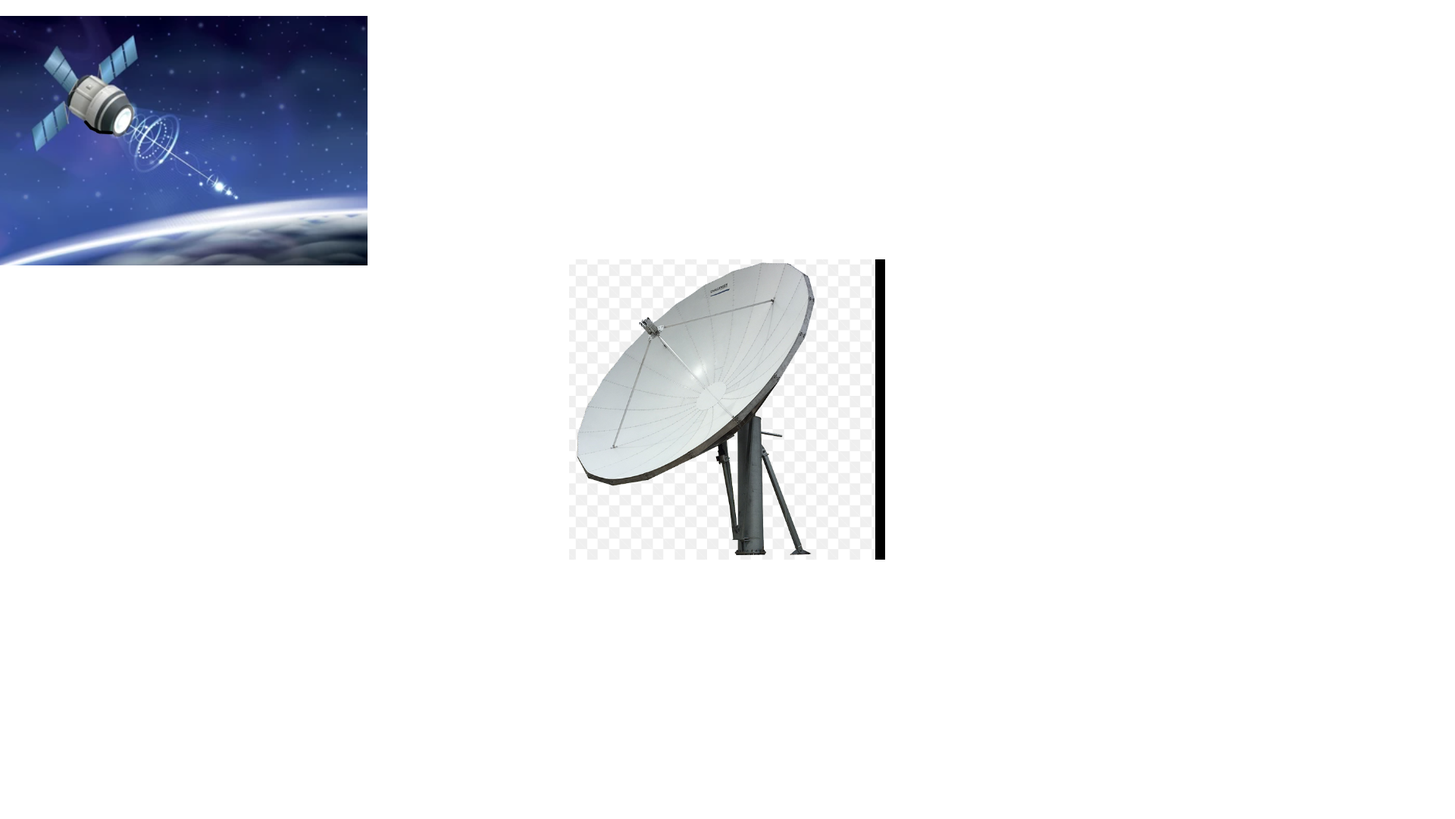
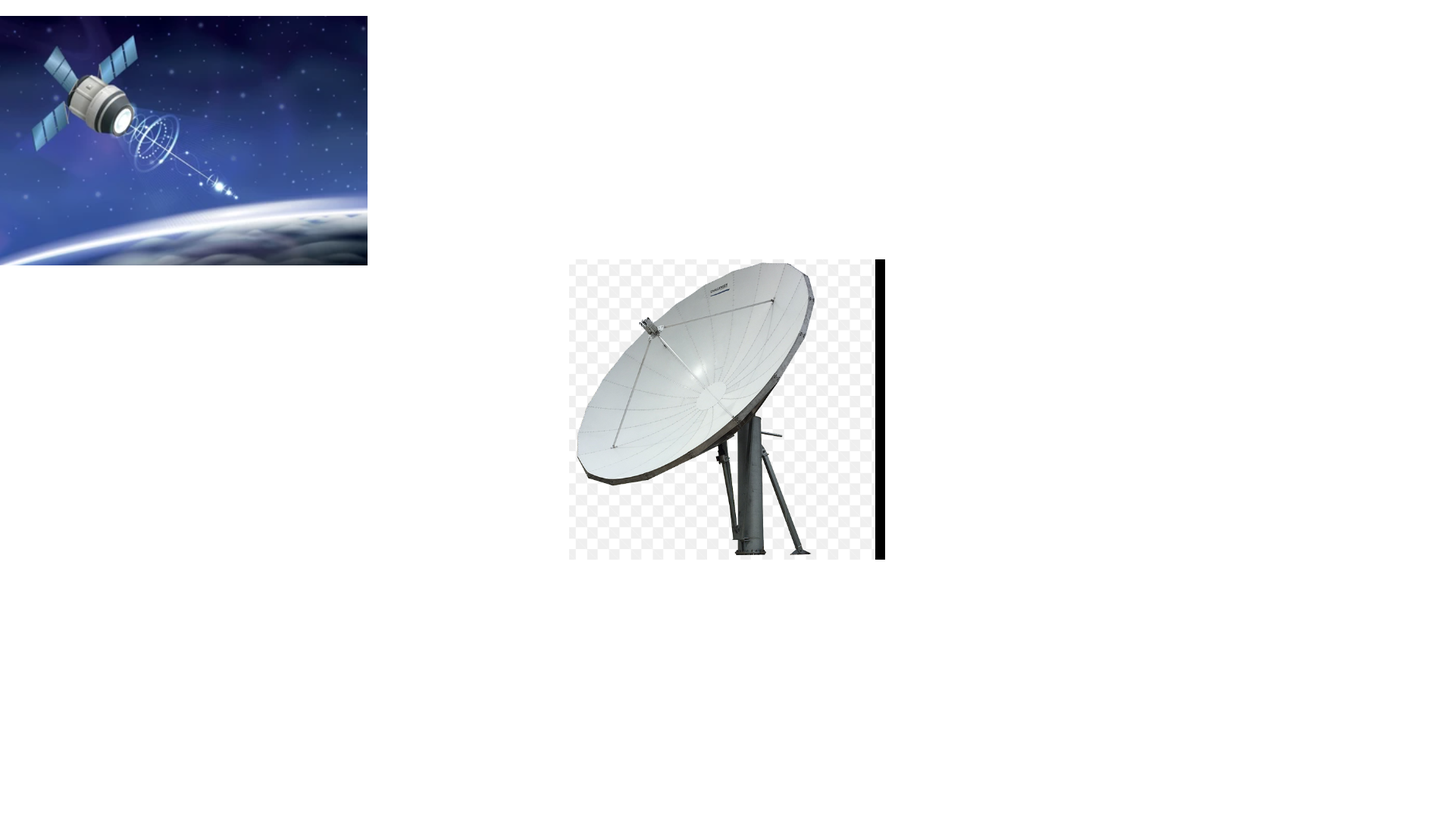
Revision of a layered 1455x819 image; what changed, layer by layer:
added group "Satellite" with 2 layers above "Paint Layer 2 (pasted)" over bbox(83, 103, 135, 138)
moved "Paint Layer 2" into group "Satellite", painted on it over bbox(83, 103, 135, 138)
moved "Paint Layer 1" into group "Satellite", painted on it over bbox(83, 103, 135, 138)
